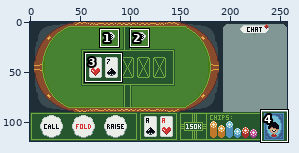
Two versions of one pixel-art file, aseprite_files/Poker Party Gameplay Mock Up.aseprite. Above, an overview of the earlier version with the close-up marked.
Close-up. First the earlier version:
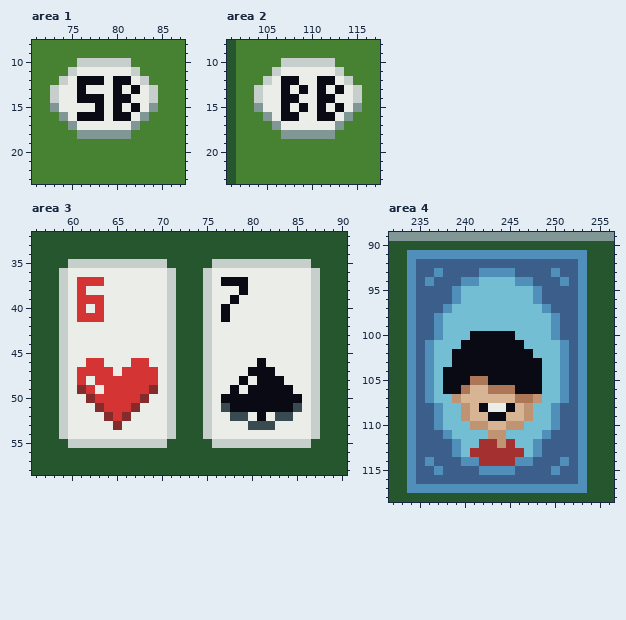
257x119 pixels, 1 frame. Shown: area 1: x 71..87, y 8..23; area 2: x 101..117, y 8..23; area 3: x 56..90, y 32..58; area 4: x 232..256, y 89..118. The commit also changed other parts of the picture, which this record leaves out.
The same view after the edit:
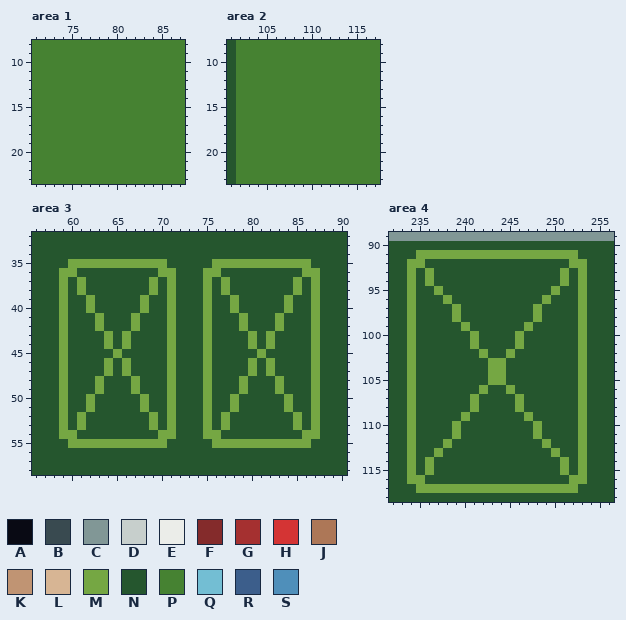
Palette (. is transparent): A #090a14  B #394a50  C #819796  D #c7cfcc  E #ebede9  F #842b2b  G #a53030  H #d43434  J #ad7757  K #c09473  L #d7b594  M #75a743  N #25562e  P #468232  Q #73bed3  R #3c5e8b  S #4f8fba
Changes in this commit:
layer "Layer 2" now hidden
Changed rows in their new state; - is an unchanged pixel.
Area 1:
first column x 73:
10 ---PPPPPP---
11 --PPPPPPPP--
12 -PPPPPPPPPP-
13 PPPPPPPPPPPP
14 PPPPPPPPPPPP
15 PPPPPPPPPPPP
16 -PPPPPPPPPP-
17 --PPPPPPPP--
18 ---PPPPPP---
Area 2:
first column x 104:
10 ---PPPPPP---
11 --PPPPPPPP--
12 -PPPPPPPPPP-
13 PPPPPPPPPPPP
14 PPPPPPPPPPPP
15 PPPPPPPPPPPP
16 -PPPPPPPPPP-
17 --PPPPPPPP--
18 ---PPPPPP---
Area 3, layer "Layer 1":
first column x 59:
35 -MMMMMMMMMMM-----MMMMMMMMMMM-
36 MMNNNNNNNNNMM---MMNNNNNNNNNMM
37 MNMNNNNNNNMNM---MNMNNNNNNNMNM
38 MNMNNNNNNNMNM---MNMNNNNNNNMNM
39 MNNMNNNNNMNNM---MNNMNNNNNMNNM
40 MNNMNNNNNMNNM---MNNMNNNNNMNNM
41 MNNNMNNNMNNNM---MNNNMNNNMNNNM
42 MNNNMNNNMNNNM---MNNNMNNNMNNNM
43 MNNNNMNMNNNNM---MNNNNMNMNNNNM
44 MNNNNMNMNNNNM---MNNNNMNMNNNNM
45 MNNNNNMNNNNNM---MNNNNNMNNNNNM
46 MNNNNMNMNNNNM---MNNNNMNMNNNNM
47 MNNNNMNMNNNNM---MNNNNMNMNNNNM
48 MNNNMNNNMNNNM---MNNNMNNNMNNNM
49 MNNNMNNNMNNNM---MNNNMNNNMNNNM
50 MNNMNNNNNMNNM---MNNMNNNNNMNNM
51 MNNMNNNNNMNNM---MNNMNNNNNMNNM
52 MNMNNNNNNNMNM---MNMNNNNNNNMNM
53 MNMNNNNNNNMNM---MNMNNNNNNNMNM
54 MMNNNNNNNNNMM---MMNNNNNNNNNMM
55 -MMMMMMMMMMM-----MMMMMMMMMMM-
Area 4, layer "Layer 1":
first column x 234:
 91 NMMMMMMMMMMMMMMMMMMN
 92 MMNNNNNNNNNNNNNNNNMM
 93 MNMNNNNNNNNNNNNNNMNM
 94 MNMNNNNNNNNNNNNNNMNM
 95 MNNMNNNNNNNNNNNNMNNM
 96 MNNNMNNNNNNNNNNMNNNM
 97 MNNNNMNNNNNNNNMNNNNM
 98 MNNNNMNNNNNNNNMNNNNM
 99 MNNNNNMNNNNNNMNNNNNM
100 MNNNNNNMNNNNMNNNNNNM
101 MNNNNNNMNNNNMNNNNNNM
102 MNNNNNNNMNNMNNNNNNNM
103 MNNNNNNNNMMNNNNNNNNM
104 MNNNNNNNNMMNNNNNNNNM
105 MNNNNNNNNMMNNNNNNNNM
106 MNNNNNNNMNNMNNNNNNNM
107 MNNNNNNMNNNNMNNNNNNM
108 MNNNNNNMNNNNMNNNNNNM
109 MNNNNNMNNNNNNMNNNNNM
110 MNNNNMNNNNNNNNMNNNNM
111 MNNNNMNNNNNNNNMNNNNM
112 MNNNMNNNNNNNNNNMNNNM
113 MNNMNNNNNNNNNNNNMNNM
114 MNMNNNNNNNNNNNNNNMNM
115 MNMNNNNNNNNNNNNNNMNM
116 MMNNNNNNNNNNNNNNNNMM
117 NMMMMMMMMMMMMMMMMMMN
Where, in picture pixels (left, top, right, bottom), the same in both close-ups:
changed: (50, 58, 158, 139)
changed: (254, 58, 362, 139)
changed: (59, 259, 320, 448)
changed: (407, 250, 587, 493)
